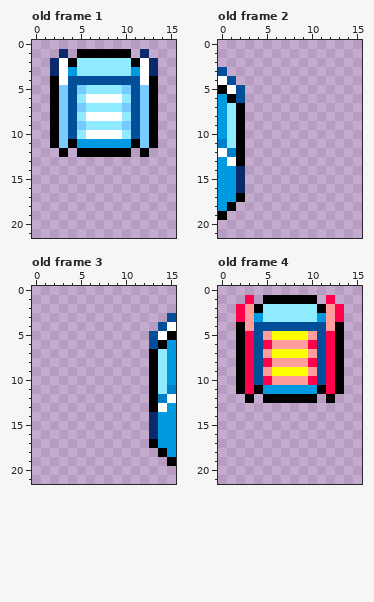
Pixel-art file -- assets/sprites/keycard_reader.ase. This is how it looked before the edit.
16x32 pixels, 21 frames. Shown: old frame 1: x 0..15, y 0..21; old frame 2: x 0..15, y 0..21; old frame 3: x 0..15, y 0..21; old frame 4: x 0..15, y 0..21. The commit also changed other frames, which this record leaves out.
The result:
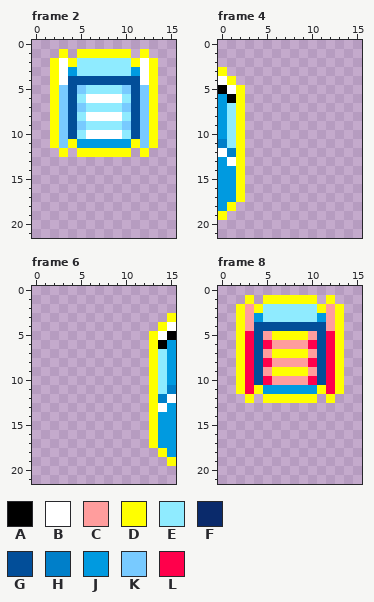
Palette (. is transparent): A #000000  B #ffffff  C #ff9d9d  D #ffff00  E #8febff  F #0a2a6b  G #024e99  H #007fc9  J #009ae0  K #78caff  L #ff004b
A new or re-ordered frame is compared with the old frame closest to it.
Change:
frames 21 -> 42
Changed rows in their new state; - is an unchanged pixel.
Frame 2 is new; against old frame 1:
first column x 2:
 1 -D-DDDDDD-D-
 2 D-D------D-D
 3 D----------D
 4 D----------D
 5 D----------D
 6 D----------D
 7 D----------D
 8 D----------D
 9 D----------D
10 D----------D
11 D-D------D-D
12 -D-DDDDDD-D-
Frame 4 is new; against old frame 2:
first column x 0:
 3 D--
 4 -D-
 5 --D
 6 --D
 7 --D
 8 --D
 9 --D
10 --D
11 --D
12 --D
13 --D
14 --D
15 --D
16 --D
17 --D
18 -D-
19 D--
Frame 6 is new; against old frame 3:
first column x 13:
 3 --D
 4 -D-
 5 D--
 6 D--
 7 D--
 8 D--
 9 D--
10 D--
11 D--
12 D--
13 D--
14 D--
15 D--
16 D--
17 D--
18 -D-
19 --D
Frame 8 is new; against old frame 4: the same change as frame 2
